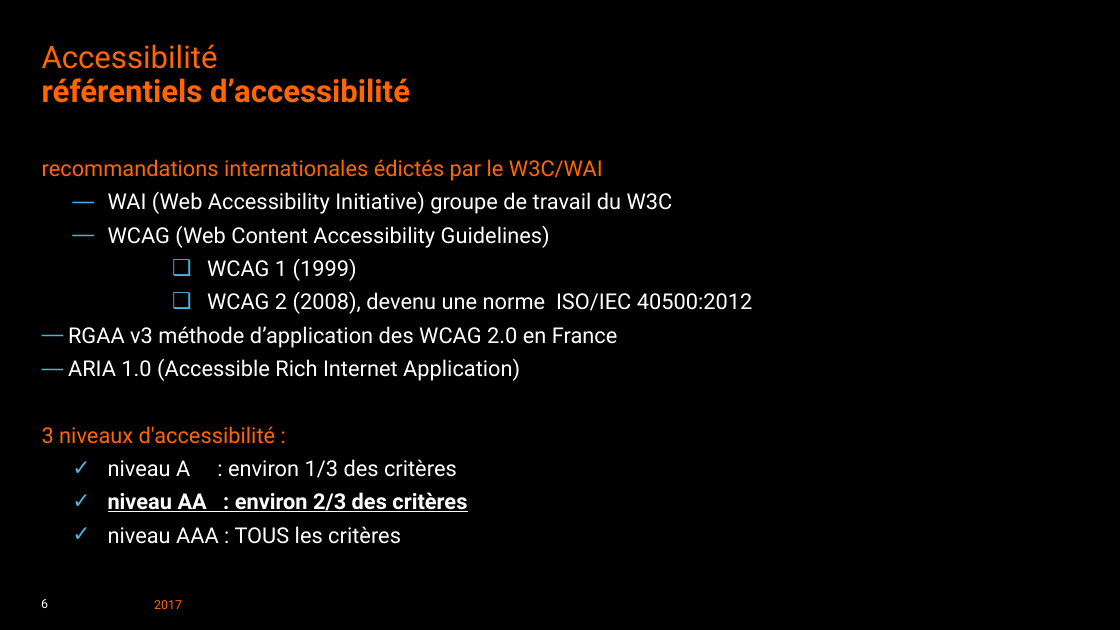
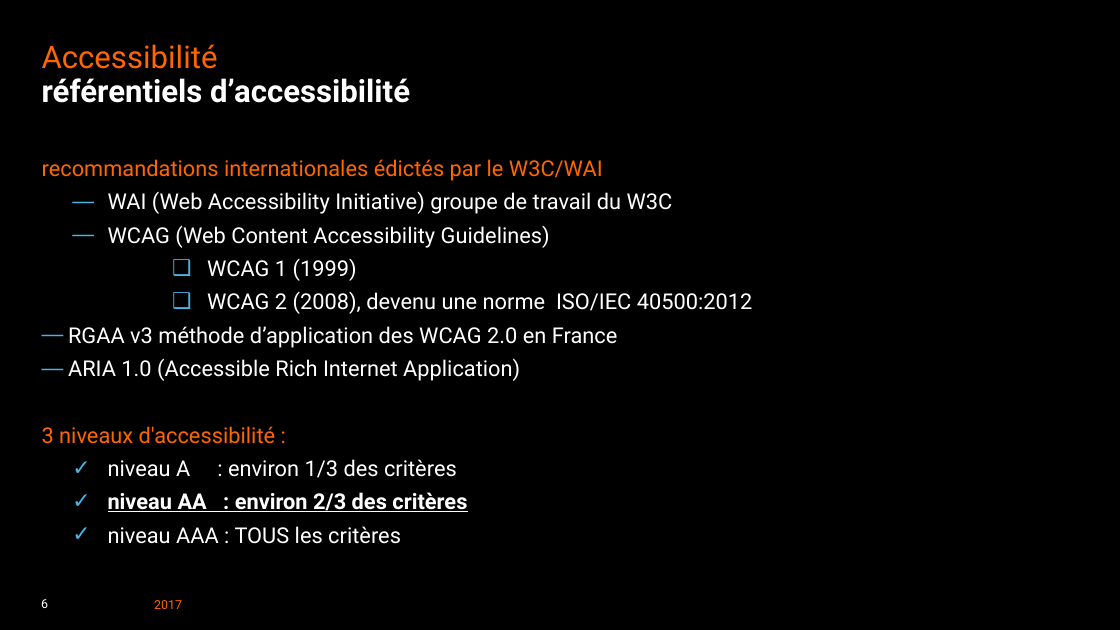
Before and after one commit to Aniort/PW2017, a slide deck: slide 6 of pw2017-Ergo a11y VT.ppt. Drawn at 1120x630 pixels with LibreOffice and Linux fonts; fonts in the diff are those of the drawing; background and template pictures are left out. Boxes give left, top, right and bottom in pixels: in the first picture for what was removed or moved away, otherwise in the second. Text is boxed around its words. In the diff, an @@ line names an element or a change of style, - is before the commit and + after.

```diff
--- a/pw2017-Ergo a11y VT.ppt
+++ b/pw2017-Ergo a11y VT.ppt
@@ title "Accessibilité référentiels d’accessibilité" at [42,44,410,103]: text colour #FF6600 to #FFFFFF in "référentiels d’accessibilité" @@
```
Also in this commit, not shown: 22 other slides changed, 1 slide added, 3 slides removed, 7 other files.
